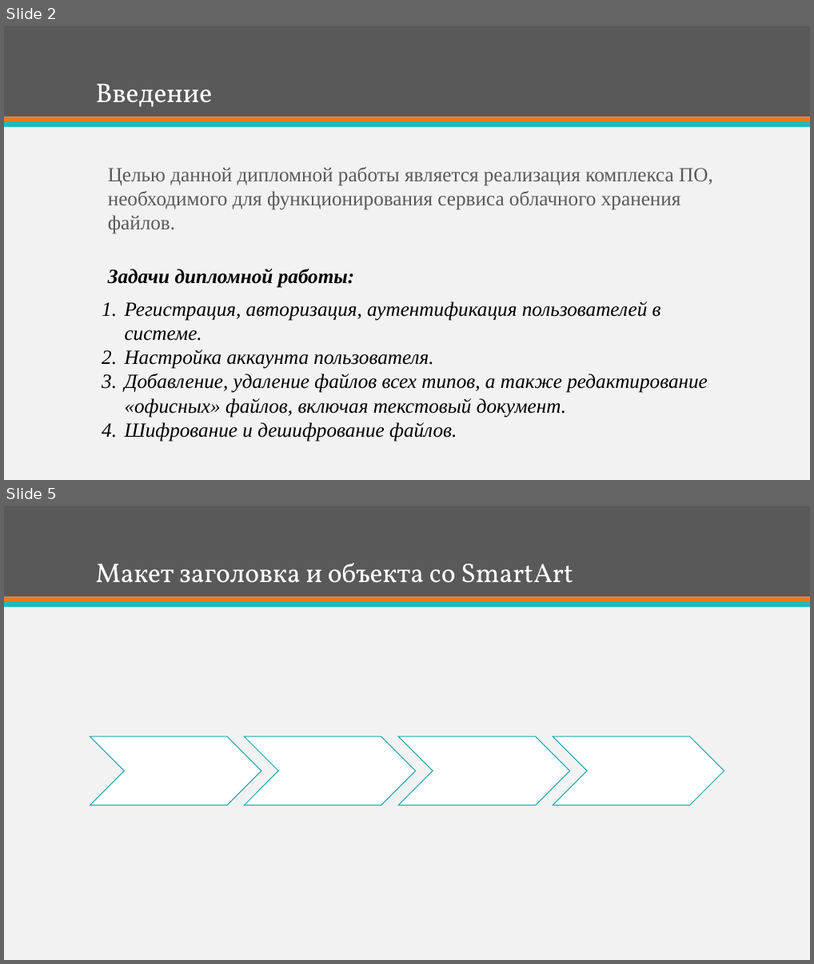
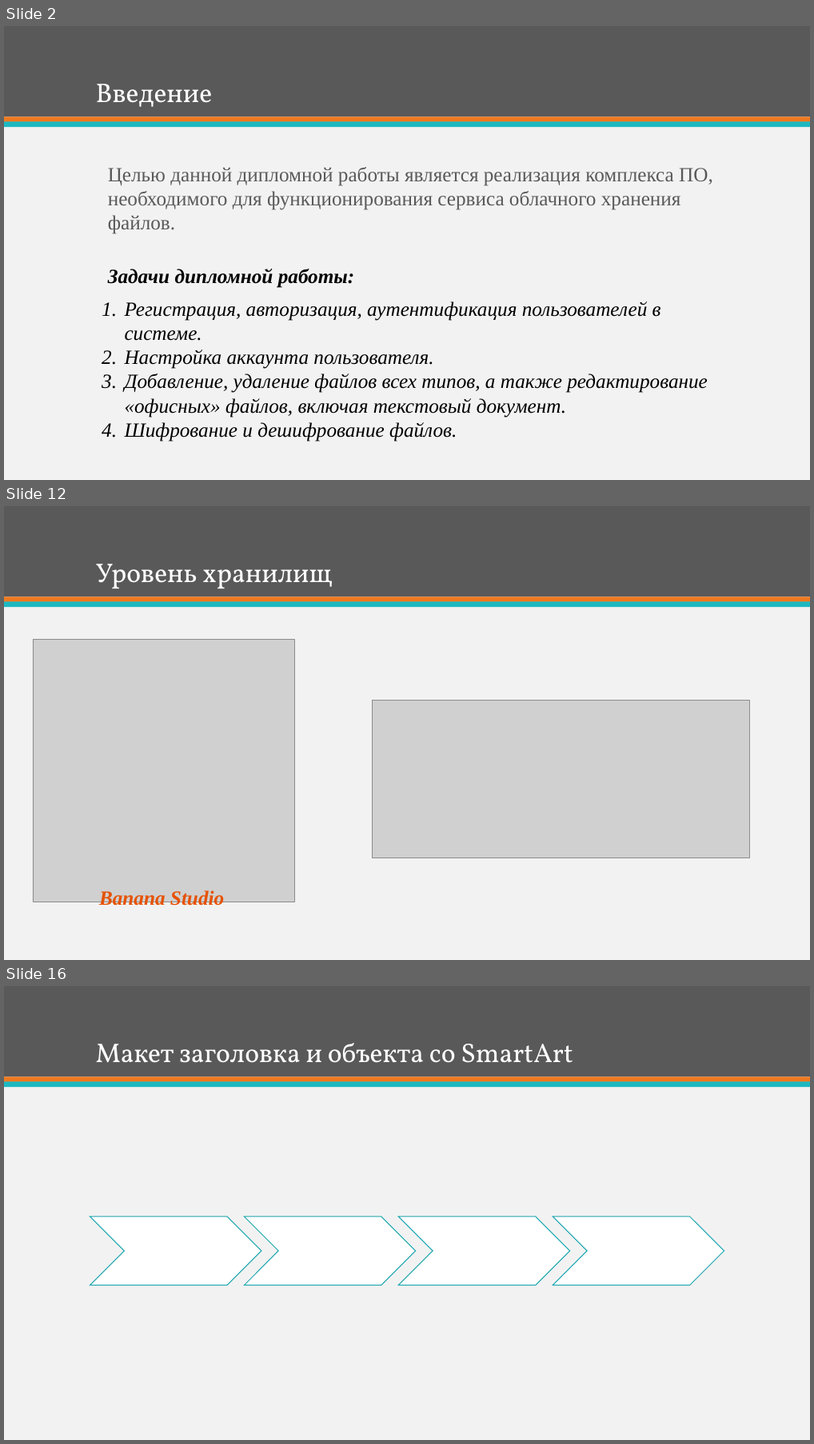
Before and after one commit to IvanKhAU525/Diploma, a slide deck: Presentation.pptx. Shown one above the other, each under a label of ours: slides 2 and 5 before the commit, slides 2, 12 and 16 after it; the slides between them are not shown. The pictures are 814x964 and 814x1444 pixels, drawn with LibreOffice and Linux fonts; fonts in the diff are those of the drawing; grey boxes stand for pictures. Boxes give left, top, right and bottom in pixels: in the first picture for what was removed or moved away, otherwise in the second. Text is boxed around its words. In the diff, an @@ line names an element or a change of style, - is before the commit and + after.

```diff
--- a/Presentation.pptx
+++ b/Presentation.pptx
@@ slide 12 added at (4, 506, 810, 960), background #F2F2F2; not listed: 3 template elements that a slide beside it also shows @@
@@ title added at (96, 564, 332, 588), 32 pt, text #FFFFFF @@
+Уровень хранилищ
@@ picture added at (33, 640, 295, 902) @@
@@ picture added at (373, 700, 750, 857) @@
@@ text added at (99, 890, 224, 904), 24 pt, text #E65100, bold, italic @@
+Banana Studio
@@ what was slide 5 is now slide 16 @@
```
Also in this commit, not shown: 1 slide changed, 11 other slides added, 1 slide removed, 2 other files.
